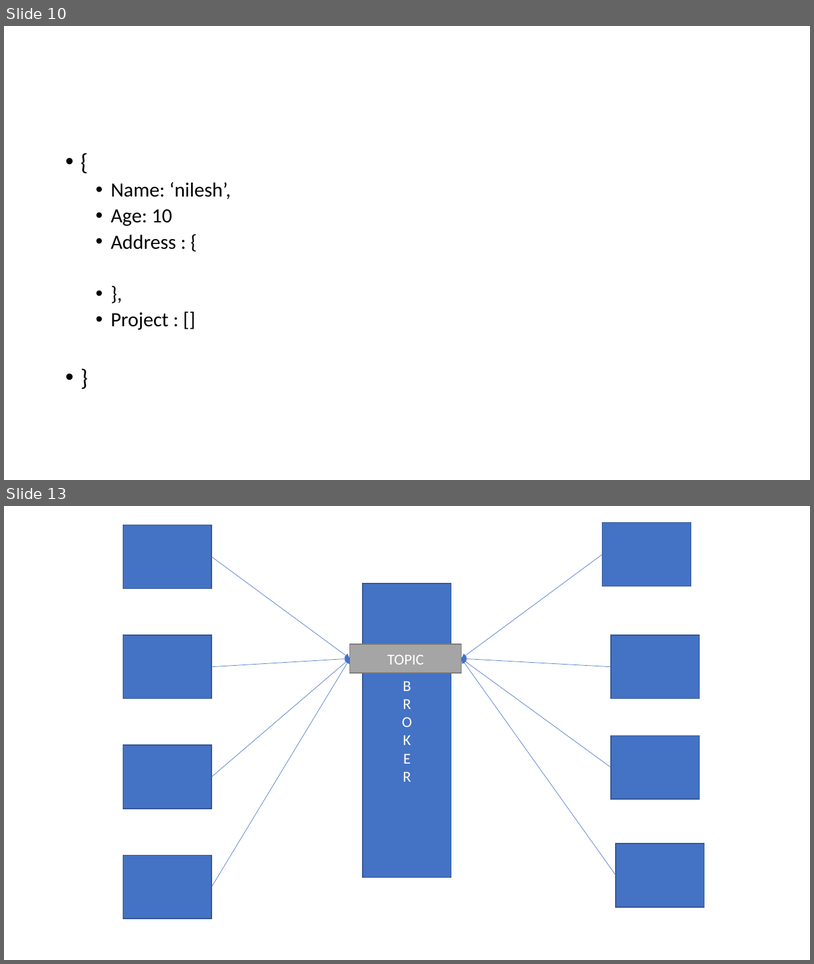
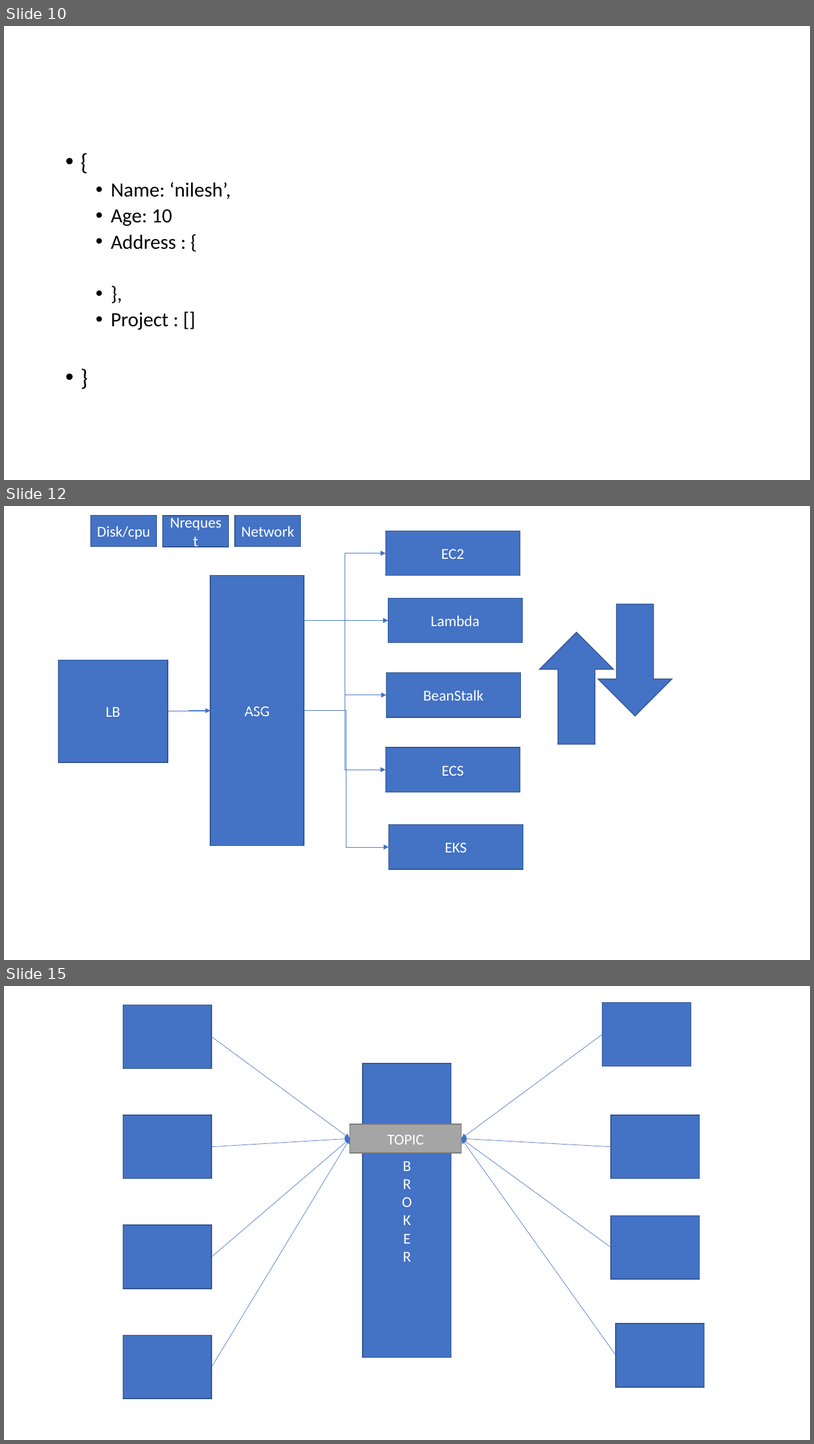
Before and after one commit to nileshdevdas/advaws, a slide deck: AWSPresentation1.pptx. Shown one above the other, each under a label of ours: slides 10 and 13 before the commit, slides 10, 12 and 15 after it; the slides between them are not shown. The pictures are 814x964 and 814x1444 pixels, drawn with LibreOffice and Linux fonts; fonts in the diff are those of the drawing. Boxes give left, top, right and bottom in pixels: in the first picture for what was removed or moved away, otherwise in the second. Text is boxed around its words. In the diff, an @@ line names an element or a change of style, - is before the commit and + after.

```diff
--- a/AWSPresentation1.pptx
+++ b/AWSPresentation1.pptx
@@ slide 12 added at [4,506,810,960], background #FFFFFF @@
@@ rectangle added at [90,515,156,547], fill #4472C4, outline #325491 1 pt, 18 pt, text #FFFFFF @@
+Disk/cpu
@@ rectangle added at [163,516,229,547], fill #4472C4, outline #325491 1 pt, 18 pt, text #FFFFFF @@
+Nrequest
@@ rectangle added at [235,515,301,547], fill #4472C4, outline #325491 1 pt, 18 pt, text #FFFFFF @@
+Network
@@ rectangle added at [386,531,520,576], fill #4472C4, outline #325491 1 pt, 18 pt, text #FFFFFF @@
+EC2
@@ elbow arrow added from (304, 711) to (386, 553), #4472C4 0.5 pt @@
@@ rectangle added at [210,576,304,846], fill #4472C4, outline #325491 1 pt, 18 pt, text #FFFFFF @@
+ASG
@@ rectangle added at [388,598,522,643], fill #4472C4, outline #325491 1 pt, 18 pt, text #FFFFFF @@
+Lambda
@@ down arrow added at [599,604,672,716], fill #4472C4, outline #325491 1 pt @@
@@ elbow arrow added from (168, 711) to (388, 621), #4472C4 0.5 pt @@
@@ down arrow added at [540,633,614,744], fill #4472C4, outline #325491 1 pt @@
@@ rectangle added at [59,660,168,762], fill #4472C4, outline #325491 1 pt, 18 pt, text #FFFFFF @@
+LB
@@ rectangle added at [386,673,521,718], fill #4472C4, outline #325491 1 pt, 18 pt, text #FFFFFF @@
+BeanStalk
@@ elbow arrow added from (304, 711) to (386, 695), #4472C4 0.5 pt @@
@@ elbow arrow added from (168, 711) to (210, 711), #4472C4 0.5 pt @@
@@ elbow arrow added from (304, 711) to (386, 770), #4472C4 0.5 pt @@
@@ elbow arrow added from (304, 711) to (389, 847), #4472C4 0.5 pt @@
@@ rectangle added at [386,747,520,792], fill #4472C4, outline #325491 1 pt, 18 pt, text #FFFFFF @@
+ECS
@@ rectangle added at [389,825,523,870], fill #4472C4, outline #325491 1 pt, 18 pt, text #FFFFFF @@
+EKS
@@ what was slide 13 is now slide 15 @@
```
Also in this commit, not shown: 2 slides changed, 2 other slides added, 1 slide removed, 2 other files.
